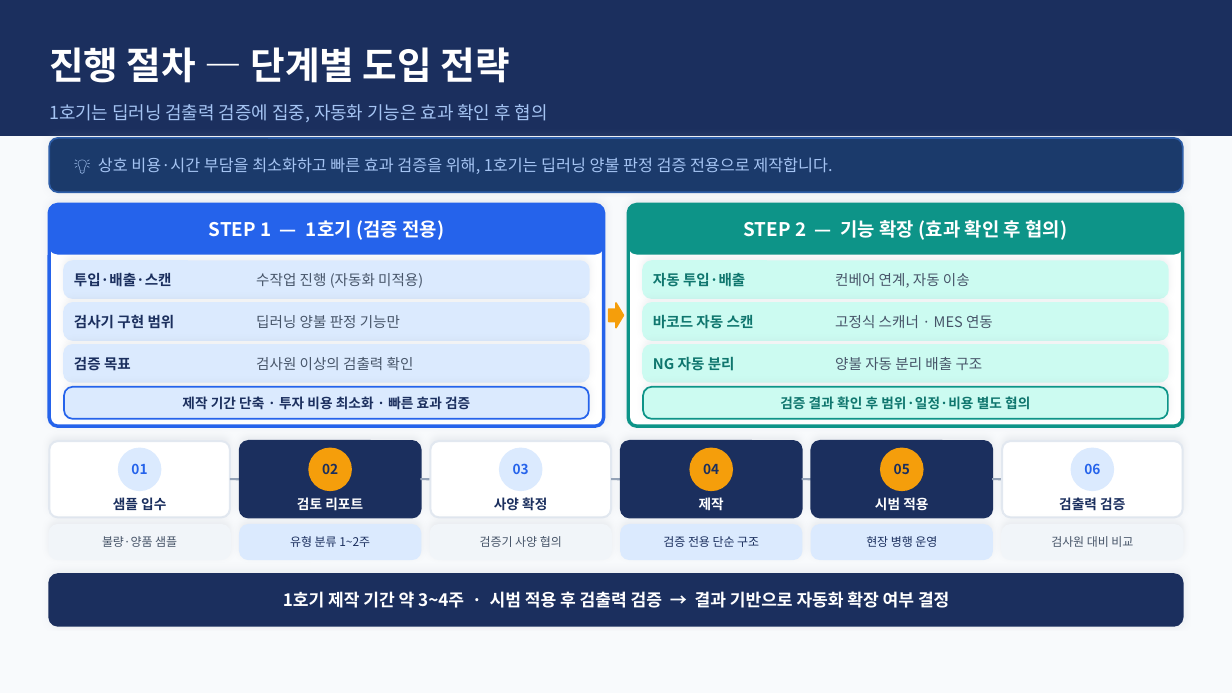
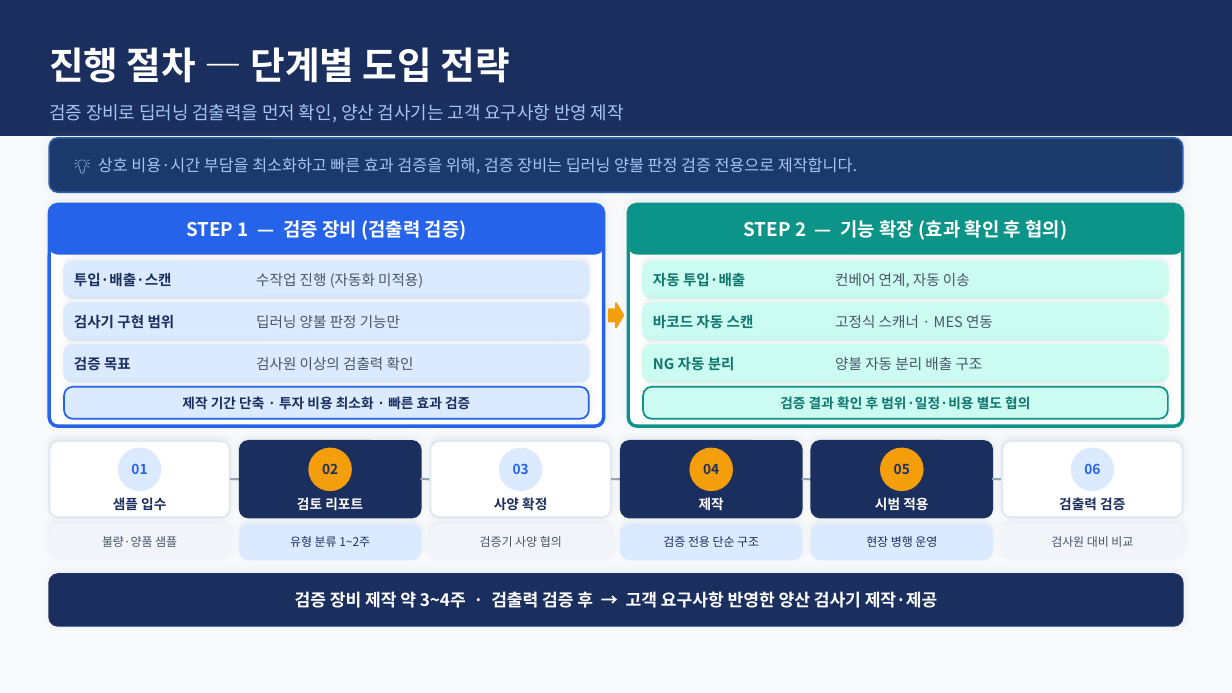
Before and after one commit to Insys-HQ/Insys-review, a slide deck: slide 10 of winnercom.pptx. Drawn at 1232x693 pixels with LibreOffice and Linux fonts; fonts in the diff are those of the drawing. Boxes give left, top, right and bottom in pixels: in the first picture for what was removed or moved away, otherwise in the second. Text is boxed around its words. In the diff, an @@ line names an element or a change of style, - is before the commit and + after.

Commit message:
Update winnercom.pptx - 검증장비 context, R&D to 인시스

```diff
--- a/winnercom.pptx
+++ b/winnercom.pptx
@@ text at [49, 104, 624, 122]: text changed @@
-1호기는 딥러닝 검출력 검증에 집중, 자동화 기능은 효과 확인 후 협의
+검증 장비로 딥러닝 검출력을 먼저 확인, 양산 검사기는 고객 요구사항 반영 제작
@@ text at [98, 157, 857, 174]: text changed @@
-💡 상호 비용·시간 부담을 최소화하고 빠른 효과 검증을 위해, 1호기는 딥러닝 양불 판정 검증 전용으로 제작합니다.
+💡 상호 비용·시간 부담을 최소화하고 빠른 효과 검증을 위해, 검증 장비는 딥러닝 양불 판정 검증 전용으로 제작합니다.
@@ text at [186, 220, 467, 240]: text changed @@
-STEP 1 — 1호기 (검증 전용)
+STEP 1 — 검증 장비 (검출력 검증)
@@ text at [295, 591, 938, 608]: text changed @@
-1호기 제작 기간 약 3~4주 · 시범 적용 후 검출력 검증 → 결과 기반으로 자동화 확장 여부 결정
+검증 장비 제작 약 3~4주 · 검출력 검증 후 → 고객 요구사항 반영한 양산 검사기 제작·제공
```
Also in this commit, not shown: 2 other slides changed.
